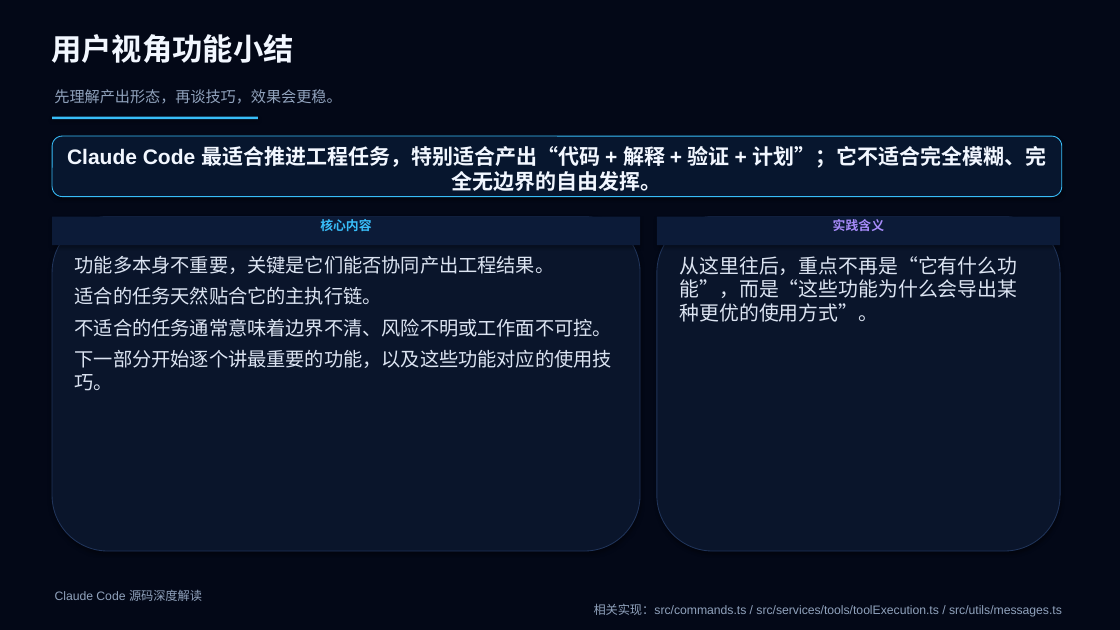
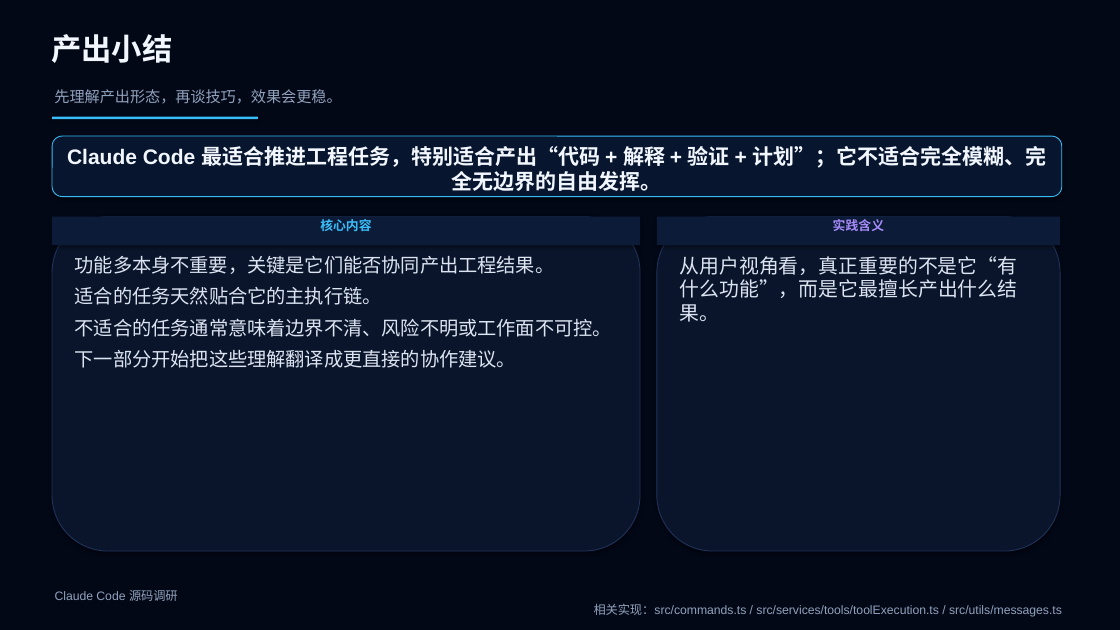
Before and after one commit to boboliu-1010/ccode, a slide deck: slide 42 of docs/zh/10-Claude Code 源码深度解读.pptx (slide 24 before the commit). Drawn at 1120x630 pixels with LibreOffice and Linux fonts; fonts in the diff are those of the drawing. Boxes give left, top, right and bottom in pixels: in the first picture for what was removed or moved away, otherwise in the second. Text is boxed around its words. In the diff, an @@ line names an element or a change of style, - is before the commit and + after.

```diff
--- a/docs/zh/10-Claude Code 源码深度解读.pptx
+++ b/docs/zh/10-Claude Code 源码深度解读.pptx
@@ text at <box>51,34,172,63</box>: text changed @@
-用户视角功能小结
+产出小结
@@ text at <box>680,256,1018,322</box>: text changed @@
-从这里往后，重点不再是“它有什么功能”，而是“这些功能为什么会导出某种更优的使用方式”。
+从用户视角看，真正重要的不是它“有什么功能”，而是它最擅长产出什么结果。
@@ text at <box>75,350,516,368</box>: text changed @@
-下一部分开始逐个讲最重要的功能，以及这些功能对应的使用技巧。
+下一部分开始把这些理解翻译成更直接的协作建议。
@@ text at <box>55,590,178,601</box>: text changed @@
-Claude Code 源码深度解读
+Claude Code 源码调研
```
Also in this commit, not shown: 53 other slides changed, 6 slides added, 1 other file.
